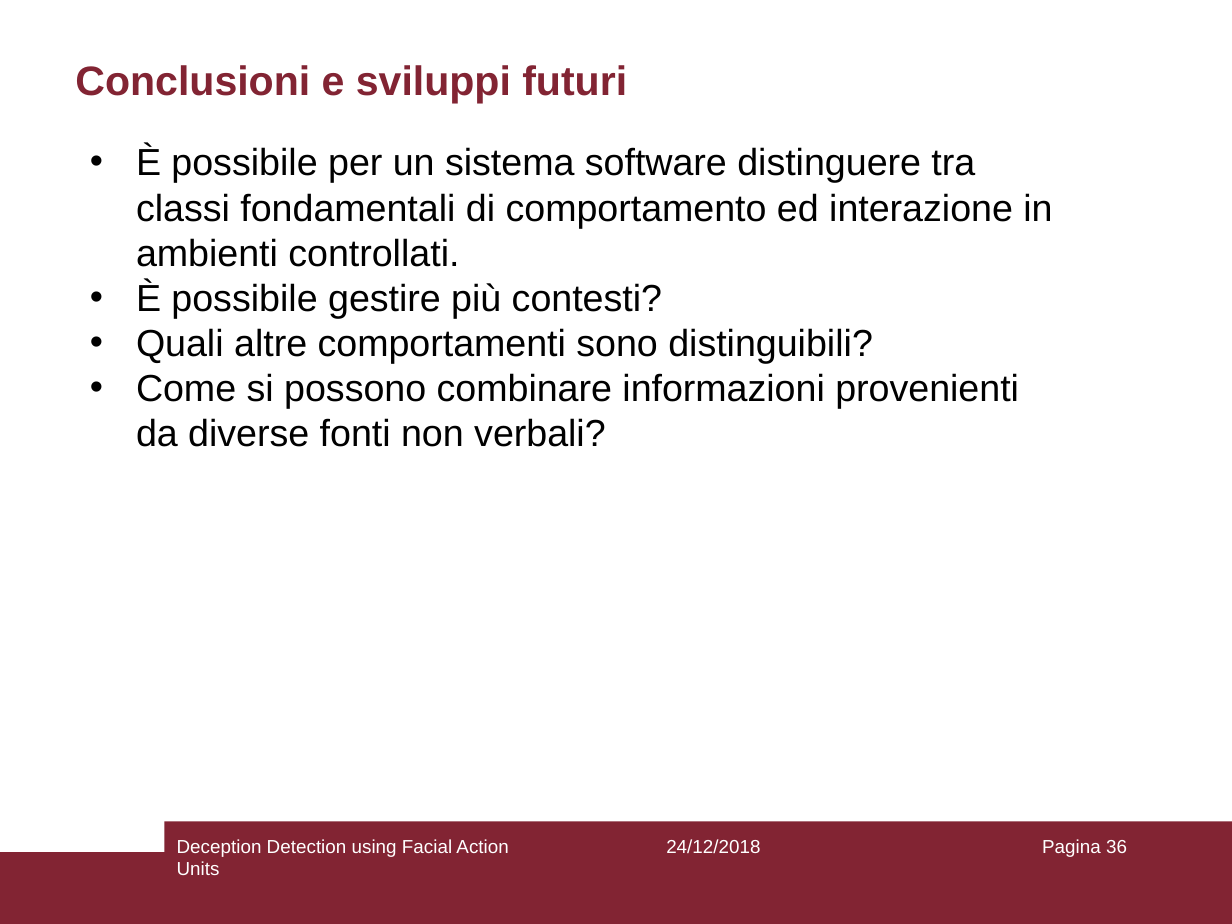
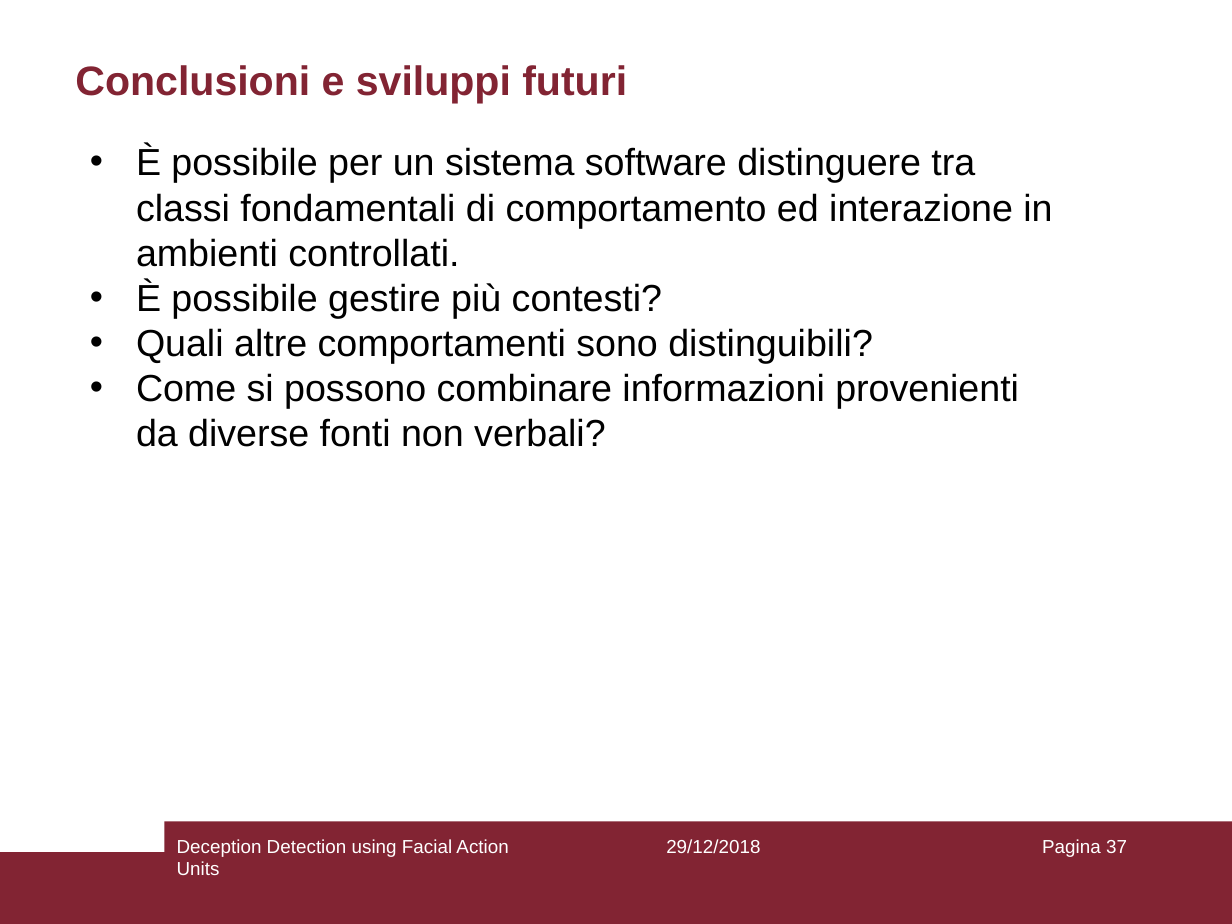
Before and after one commit to AscaL/thesis, a slide deck: slide 37 of Tesi Emanuele Orfanelli 1383726.pptx (slide 36 before the commit). Drawn at 1232x924 pixels with LibreOffice and Linux fonts; fonts in the diff are those of the drawing. Boxes give left, top, right and bottom in pixels: in the first picture for what was removed or moved away, otherwise in the second. Text is boxed around its words. In the diff, an @@ line names an element or a change of style, - is before the commit and + after.

```diff
--- a/Tesi Emanuele Orfanelli 1383726.pptx
+++ b/Tesi Emanuele Orfanelli 1383726.pptx
@@ text at box(666, 839, 760, 853): text changed @@
-24/12/2018
+29/12/2018
@@ page number at box(1042, 839, 1127, 857): text changed @@
-Pagina 36
+Pagina 37
```
Also in this commit, not shown: 35 other slides changed, 1 slide added.
